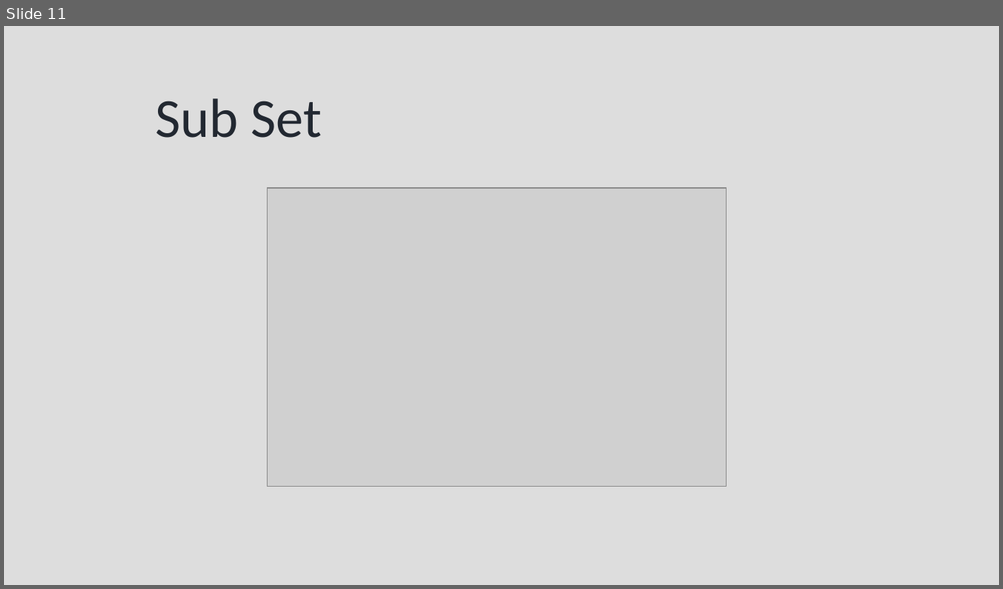
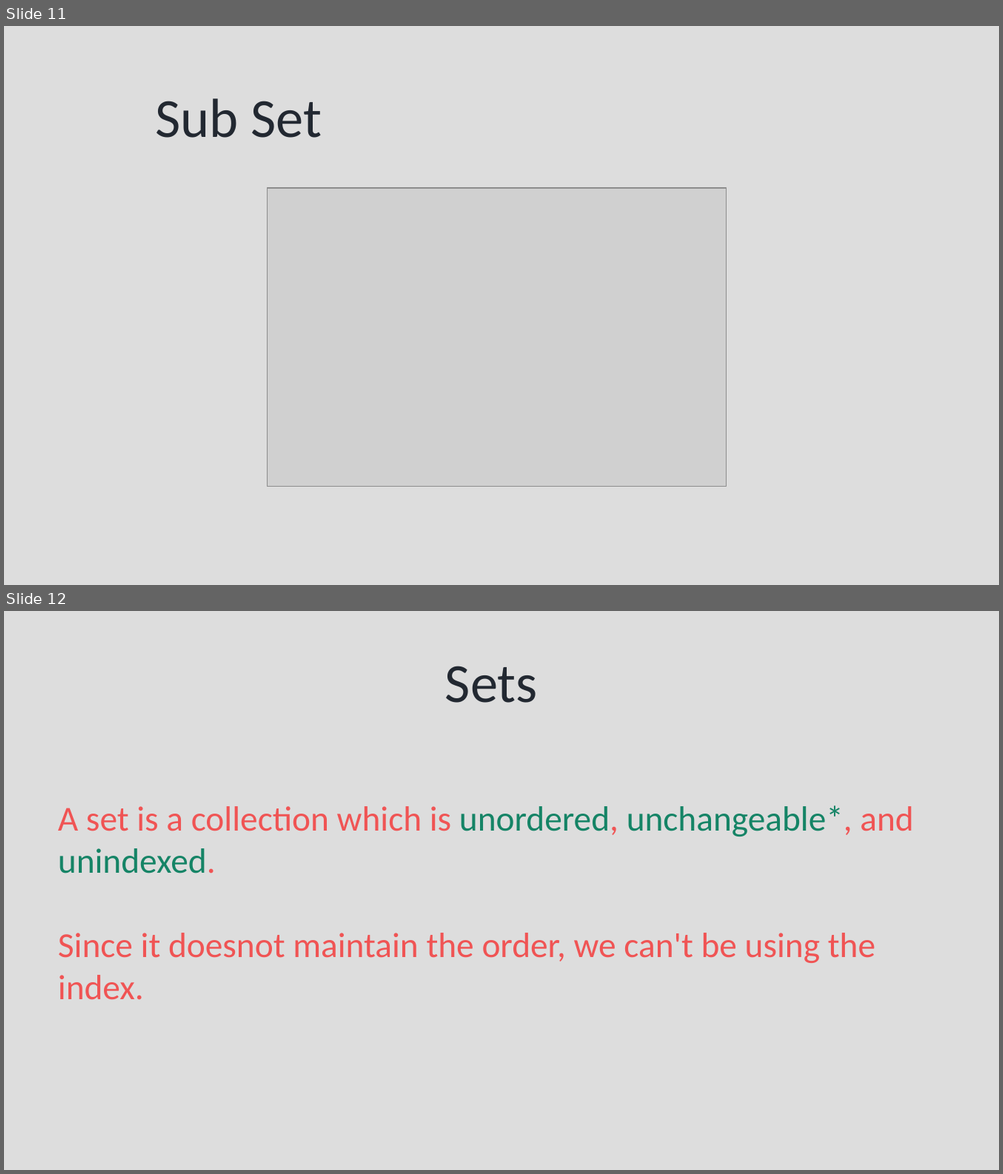
Before and after one commit to syedjafer/learning-notes, a slide deck: learnpythonwithus/session_10_ds_sets.odp. Shown one above the other, each under a label of ours: slide 11 before the commit, slides 11 and 12 after it. The pictures are 1003x589 and 1003x1174 pixels, drawn with LibreOffice and Linux fonts; fonts in the diff are those of the drawing; grey boxes stand for pictures. Boxes give left, top, right and bottom in pixels: in the first picture for what was removed or moved away, otherwise in the second. Text is boxed around its words. In the diff, an @@ line names an element or a change of style, - is before the commit and + after.

```diff
--- a/learnpythonwithus/session_10_ds_sets.odp
+++ b/learnpythonwithus/session_10_ds_sets.odp
@@ slide 12 added at (4,611,999,1170), background #DDDDDD @@
@@ title added at (445,666,538,703), 44 pt, text #222831 @@
+Sets
@@ text added at (58,806,913,1000), 28 pt, text #F05454 @@
+A set is a collection which is unordered, unchangeable*, and unindexed.
+Since it doesnot maintain the order, we can't be using the index.
```
Also in this commit, not shown: 7 slides changed, 7 other slides added, 18 slides removed, 2 other files.
